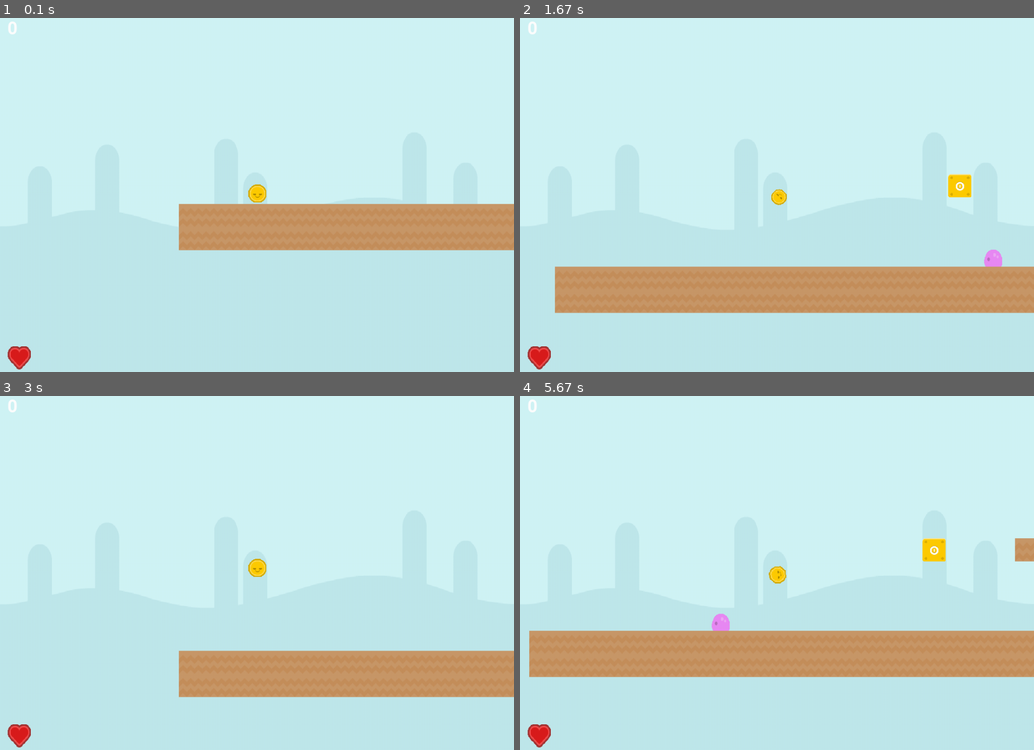
Above: before the commit, frames 1-4 (two rows, left to right).
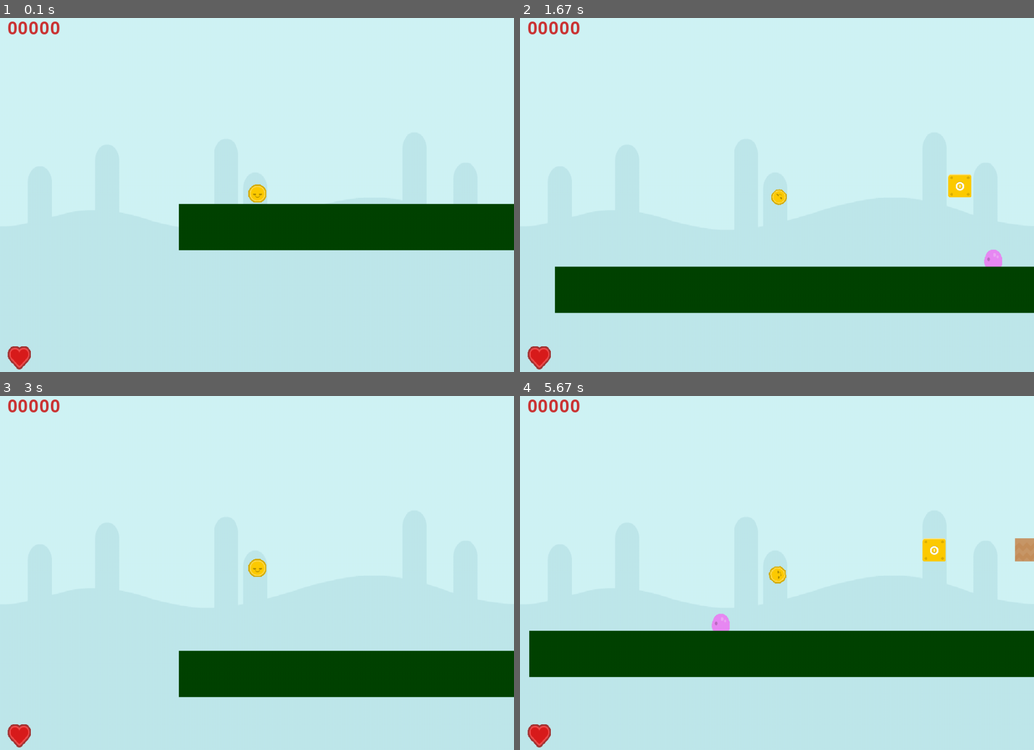
Above: after the commit, the same moments.

Repository: Shaker-Z/ProjectPygame
Game: pygame game, started from Project PyGame/game.py
Two runs of this game, one before a commit and one after it. Both use one fixed random seed, a clock stepped at 60 frames per second and the inputs below.
Inputs:
- Up to frame 1 (0.1 s): type "1 (at the terminal prompt)" at 0 s
- Up to frame 2 (1.67 s): hold Right 0.33-0.8 s; hold Up 0.83-1.13 s; hold Right 1.17-1.63 s
- Up to frame 3 (3 s): hold Left 1.67-2.2 s; hold Left 2.23-2.63 s; hold Up from 2.67 s (still down)
- Up to frame 4 (5.67 s): release Up at 3.03 s; hold Right 3.07-3.7 s; hold Left 3.73-4.2 s; hold Right 4.23-4.7 s; hold Up 4.73-5.03 s; hold Right 5.07-5.53 s

The runs differ from the first frame. In frame 1, 8.8% of the frame differs, in the area x 1-100%, y 0-66%; in frame 2, 13%; in frame 3, 8.8%; in frame 4, 13%, in the area x 1-100%, y 0-80%.

Commit message:
sounds, optimising (demo)

Diff:
--- a/Project PyGame/blocks.py
+++ b/Project PyGame/blocks.py
@@ -42,9 +42,9 @@
     def __init__(self, x, y):
         pygame.sprite.Sprite.__init__(self)
         self.image = pygame.transform.scale(pygame.image.load('data/objects/coin.png').convert(),
-                                            (PLATFORM_WIDTH, PLATFORM_HEIGHT))
+                                            (PLATFORM_WIDTH, PLATFORM_HEIGHT-1))
         self.image.set_colorkey((0, 0, 0))
-        self.rect = pygame.Rect(x, y, PLATFORM_WIDTH+1, PLATFORM_HEIGHT+1)
+        self.rect = pygame.Rect(x, y+1, PLATFORM_WIDTH, PLATFORM_HEIGHT)
 
 
 class HP(pygame.sprite.Sprite):
--- a/Project PyGame/game.py
+++ b/Project PyGame/game.py
@@ -45,13 +45,24 @@
     if levelname == 'level2.txt':
         pos = 'under'
         bg = pygame.transform.scale(pygame.image.load('data/objects/bg_castle.png').convert(), (WIN_WIDTH, WIN_HEIGHT))
+        pygame.mixer.music.load('data/sounds/underground-saundtrak.mp3')
     else:
         pos = 'up'
         bg = pygame.transform.scale(pygame.image.load('data/objects/bg_grasslands.png').convert(), (WIN_WIDTH, WIN_HEIGHT))
+        pygame.mixer.music.load('data/sounds/saundtrek.mp3')
+    pygame.mixer.music.set_volume(0.25)
+    pygame.mixer.music.play(loops=100)
     with open(levelname, mode='rt', encoding='utf-8') as fl_level:
         level = fl_level.readlines()
     x = 0
     y = 0
+    flore = pygame.sprite.Sprite()
+    flore.rect = pygame.Rect(x, y+PLATFORM_HEIGHT, PLATFORM_WIDTH*len(level[-1]), PLATFORM_HEIGHT*2)
+    flore.image = pygame.Surface([PLATFORM_WIDTH*len(level[-1]), PLATFORM_HEIGHT*2])
+    flore.image.fill(BACKGROUND_COLOR)
+    platforms.append(flore)
+    entities.add(flore)
+    enemy_platforms.append(flore)
     for row in level[::-1]:
         for col in row:
             if col == '^':
@@ -150,7 +161,7 @@
             camera.apply(sprite)
         entities.draw(screen)
         updateble_platforms.draw(screen)
-        text = font.render(str(hero.score), True, (255, 255, 255))
+        text = font.render(str(hero.score).rjust(5, '0'), True, (204, 50, 50))
         text_rect = text.get_rect(topleft=(15, 15))
         screen.blit(text, text_rect)
         x, y = 15, WIN_HEIGHT - 50
--- a/Project PyGame/level.txt
+++ b/Project PyGame/level.txt
@@ -6,5 +6,3 @@
                                           -       -           -                                    #       -#     #  #  #        -           --       --  --         ---   --             --#-             ------      !!!!
                                ^          -       -           -                                                                                      ---  ---       ----   ---      -                     -------      !!!!
 %  *                   +       -          -+      -     + +   -                               %         + +         =       + +         + +  + +    ----  ----     -----   ----     -              + +   --------      !!!!
--------------------------------------------------------------------------   ----------------   -------------------------------------------------------------------------   -------------------------------------------------
--------------------------------------------------------------------------   ----------------   -------------------------------------------------------------------------   -------------------------------------------------
--- a/Project PyGame/level2.txt
+++ b/Project PyGame/level2.txt
@@ -9,5 +9,3 @@
 -                            - - - -   -                          --                                                    ^    -          --              ---                      ----------------
 -                        + - - - - -   - -                        --                                                    -    -    ^     --             ----                      ----------------
 -   *                   +- - - - - - + - -          = =           %%   =   + +               % %                   + + +-    -  + -     -- %          -----      % =      %      ----------------
----------------------------------------------------------------------------------------------   --------------------------------------  --  ---------------  ___  --------  ___  ----------------
----------------------------------------------------------------------------------------------   --------------------------------------  --  ---------------       --------       ----------------
--- a/Project PyGame/player.py
+++ b/Project PyGame/player.py
@@ -24,11 +24,16 @@
         self.yvel = 0
         self.onGround = False
         self.clock = pygame.time.Clock()
+        self.jump_sound = pygame.mixer.Sound('data/sounds/jump.mp3')
+        self.jump_sound.set_volume(0.25)
+        self.coin_get_sound = pygame.mixer.Sound('data/sounds/coin.mp3')
+        self.coin_get_sound.set_volume(0.25)
 
     def update(self, left, right, up, platforms, enemys, coins):
         if up:
             if self.onGround:
                 self.yvel = -JUMP_POWER
+                self.jump_sound.play()
         if left:
             self.xvel = -MOVE_SPEED
             self.angle += 4 % 360
@@ -90,7 +95,7 @@
                         p.kill()
                         del platforms[platforms.index(p)]
                     if p.__class__.__name__ == 'ItemBlock':
-                        # p.item.rect.y += p.item.rect.h
+                        p.item.rect.y -= p.item.rect.h
                         p.item.active = True
         for e in enemys:
             if pygame.sprite.collide_rect(self, e):
@@ -115,6 +120,7 @@
         for c in coins:
             if pygame.sprite.collide_rect(self, c):
                 self.score += 5
+                self.coin_get_sound.play()
                 c.kill()
 
     def on_enemy(self, enemys):
Not shown, added: Project PyGame/data/sounds/coin.mp3
Not shown, added: Project PyGame/data/sounds/jump.mp3
Not shown, added: Project PyGame/data/sounds/saundtrek.mp3
Not shown, added: Project PyGame/data/sounds/underground-saundtrak.mp3
